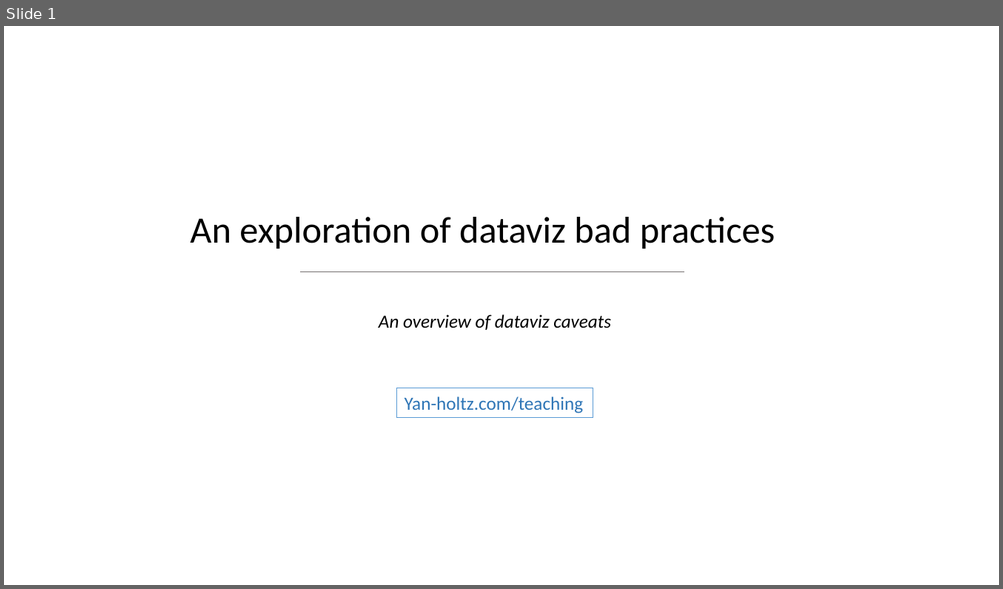
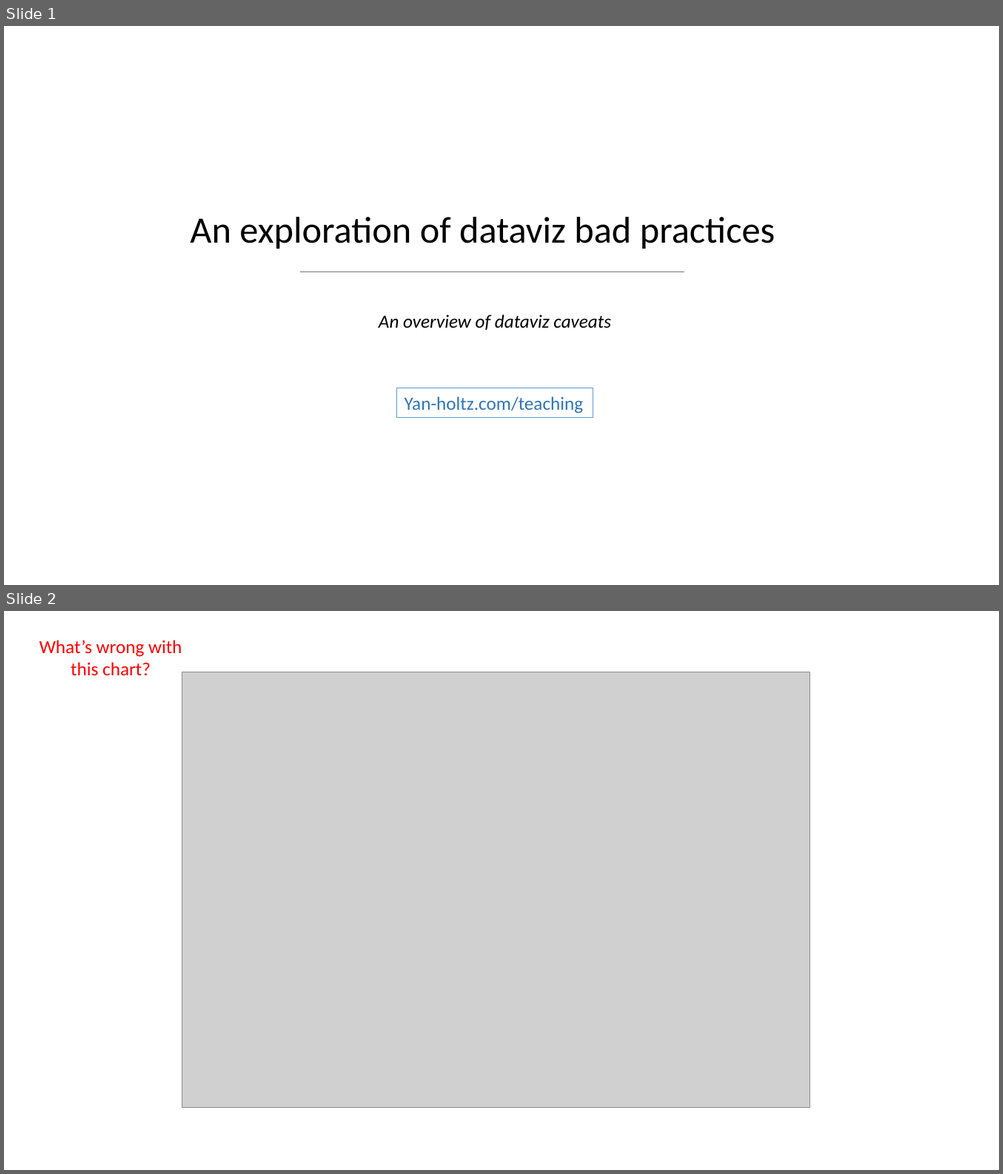
Before and after one commit to holtzy/Teaching, a slide deck: Dataviz_Caveats.pptx. Shown one above the other, each under a label of ours: slide 1 before the commit, slides 1 and 2 after it. The pictures are 1003x589 and 1003x1174 pixels, drawn with LibreOffice and Linux fonts; fonts in the diff are those of the drawing; grey boxes stand for pictures; background and template pictures are left out. Boxes give left, top, right and bottom in pixels: in the first picture for what was removed or moved away, otherwise in the second. Text is boxed around its words. In the diff, an @@ line names an element or a change of style, - is before the commit and + after.

```diff
--- a/Dataviz_Caveats.pptx
+++ b/Dataviz_Caveats.pptx
@@ slide 2 added at (4,611,999,1170), background #FFFFFF @@
@@ text added at (40,640,182,676), 18 pt, text #FF0000 @@
+What’s wrong with this chart?
@@ picture added at (182,672,810,1109) @@
```
Also in this commit, not shown: 1 slide changed, 28 other slides added, 2 slides removed, 1 other file.
